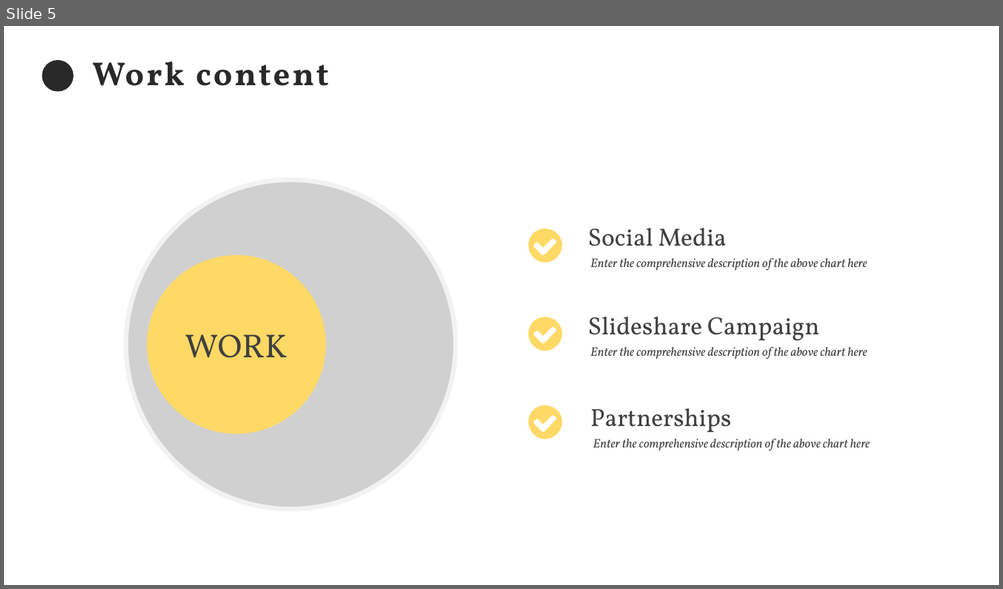
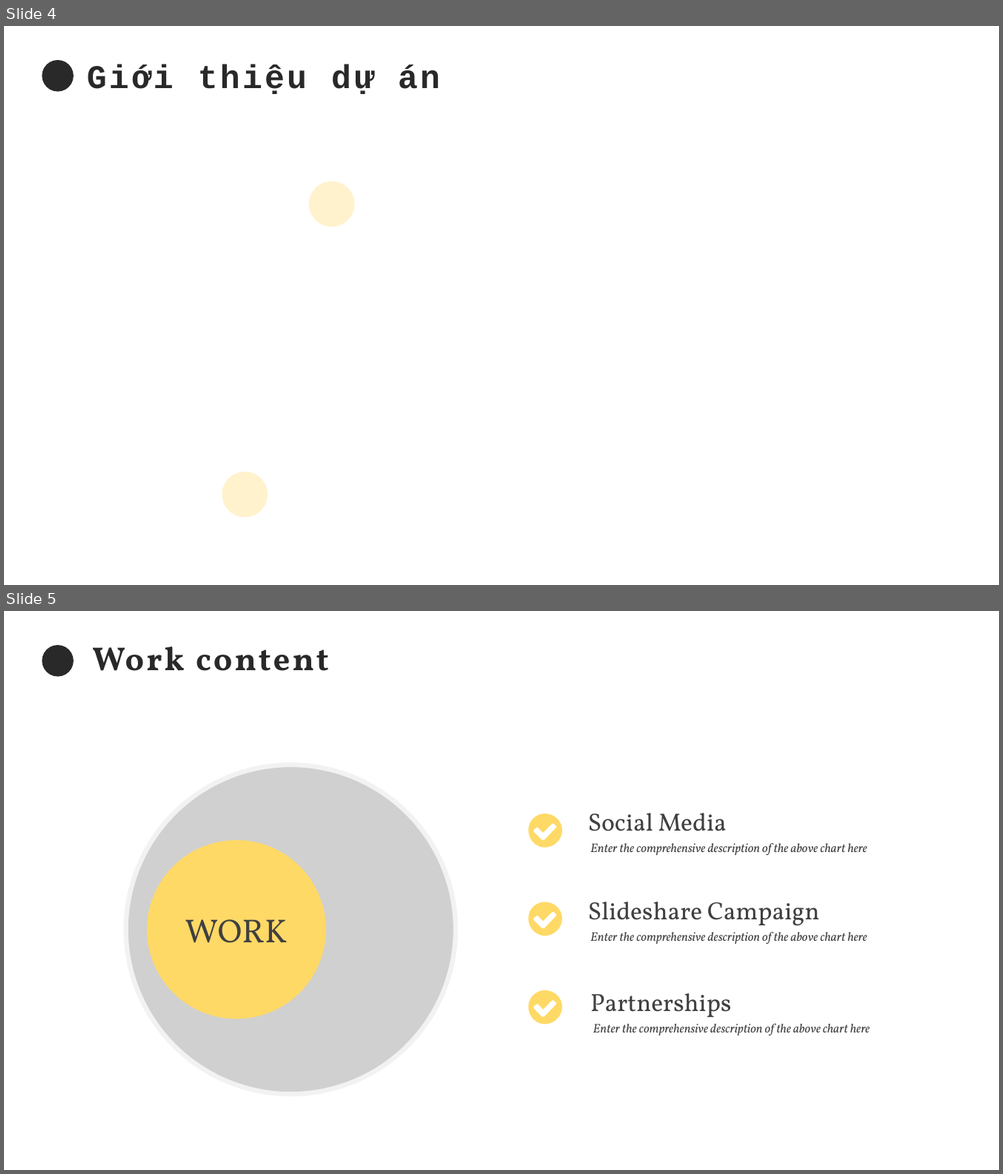
Before and after one commit to EdgarIgnite16/MSP-Project, a slide deck: Report/Nhom9_SingedShop.pptx. Shown one above the other, each under a label of ours: slide 5 before the commit, slides 4 and 5 after it. The pictures are 1003x589 and 1003x1174 pixels, drawn with LibreOffice and Linux fonts; fonts in the diff are those of the drawing; grey boxes stand for pictures; background and template pictures are left out. Boxes give left, top, right and bottom in pixels: in the first picture for what was removed or moved away, otherwise in the second. Text is boxed around its words. In the diff, an @@ line names an element or a change of style, - is before the commit and + after.

```diff
--- a/Report/Nhom9_SingedShop.pptx
+++ b/Report/Nhom9_SingedShop.pptx
@@ slide 4 added at (x1=4, y1=26, x2=999, y2=585), background picture (left out) @@
@@ ellipse added at (x1=42, y1=60, x2=74, y2=92), fill #292929 @@
@@ text added at (x1=87, y1=64, x2=440, y2=94), 32 pt, text #292929, bold @@
+Giới thiệu dự án
@@ ellipse added at (x1=309, y1=181, x2=355, y2=227), fill #FFF2CC @@
@@ ellipse added at (x1=222, y1=472, x2=267, y2=517), fill #FFF2CC @@
```
Also in this commit, not shown: 1 slide changed, 2 other slides added, 3 slides removed.
